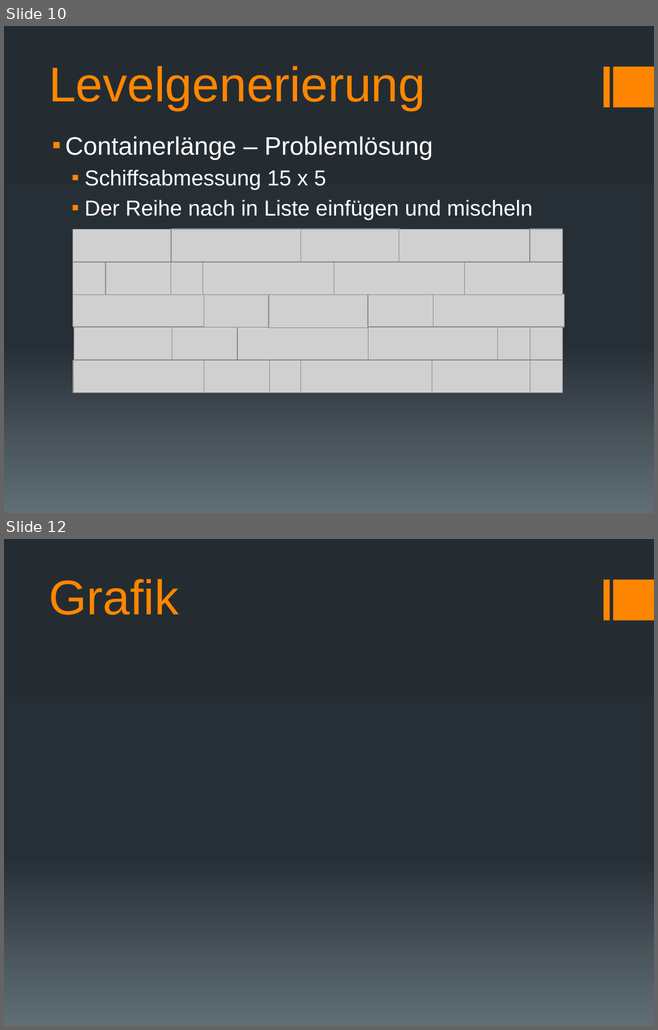
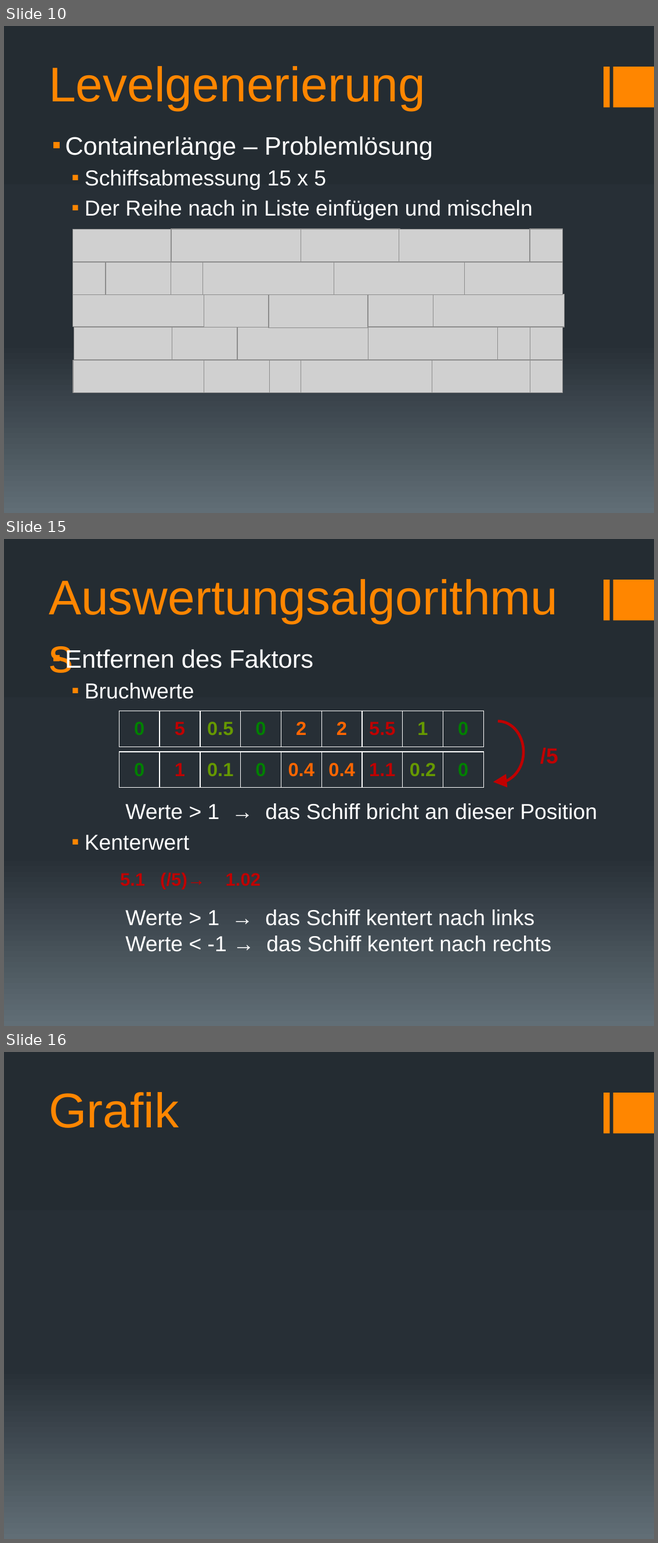
Before and after one commit to docker-apps/Docker, a slide deck: Documents/Design/Design_Präsentation_v1.pptx. Shown one above the other, each under a label of ours: slides 10 and 12 before the commit, slides 10, 15 and 16 after it; the slides between them are not shown. The pictures are 658x1030 and 658x1543 pixels, drawn with LibreOffice and Linux fonts; fonts in the diff are those of the drawing; grey boxes stand for pictures. Boxes give left, top, right and bottom in pixels: in the first picture for what was removed or moved away, otherwise in the second. Text is boxed around its words. In the diff, an @@ line names an element or a change of style, - is before the commit and + after.

```diff
--- a/Documents/Design/Design_Präsentation_v1.pptx
+++ b/Documents/Design/Design_Präsentation_v1.pptx
@@ slide 15 added at bbox=[4, 539, 654, 1026], background gradient #242C33 to #273037 to #636D76; not listed: 2 template elements that a slide beside it also shows @@
@@ title added at bbox=[42, 562, 589, 629], 54 pt, text #FF8600 @@
+Auswertungsalgorithmus
@@ text added at bbox=[65, 647, 313, 850], 24 pt, text #FFFFFF @@
+▪ Entfernen des Faktors
+  ▪ Bruchwerte
+  ▪ Kenterwert
@@ table added at bbox=[119, 711, 481, 779], 1 rows, 9 columns @@
+0 | 5 | 0.5 | 0 | 2 | 2 | 5.5 | 1 | 0
@@ arc (boxed as its full ellipse) added at bbox=[471, 722, 523, 783], outline #C00000 3 pt @@
@@ table added at bbox=[119, 752, 481, 788], 1 rows, 9 columns @@
+0 | 1 | 0.1 | 0 | 0.4 | 0.4 | 1.1 | 0.2 | 0
@@ text added at bbox=[540, 748, 558, 764], 24 pt, text #C00000, bold @@
+/5
@@ text added at bbox=[125, 803, 597, 820], 24 pt, text #FFFFFF @@
+Werte > 1 → das Schiff bricht an dieser Position
@@ text added at bbox=[120, 873, 261, 889], 20 pt, text #C00000, bold @@
+5.1 (/5)→ 1.02
@@ text added at bbox=[125, 910, 552, 952], 24 pt, text #FFFFFF @@
+Werte > 1 → das Schiff kentert nach links
+Werte < -1 → das Schiff kentert nach rechts
@@ what was slide 12 is now slide 16 @@
```
Also in this commit, not shown: 4 other slides added, 1 slide removed, 2 other files.
